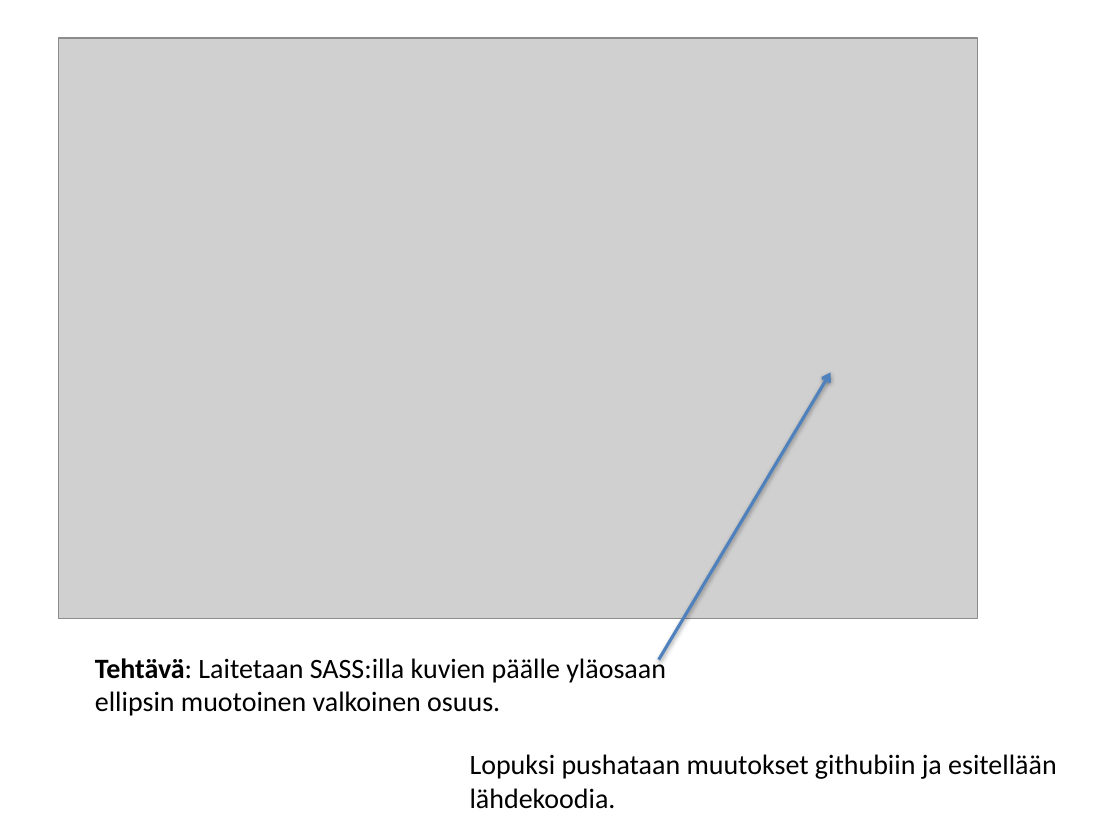
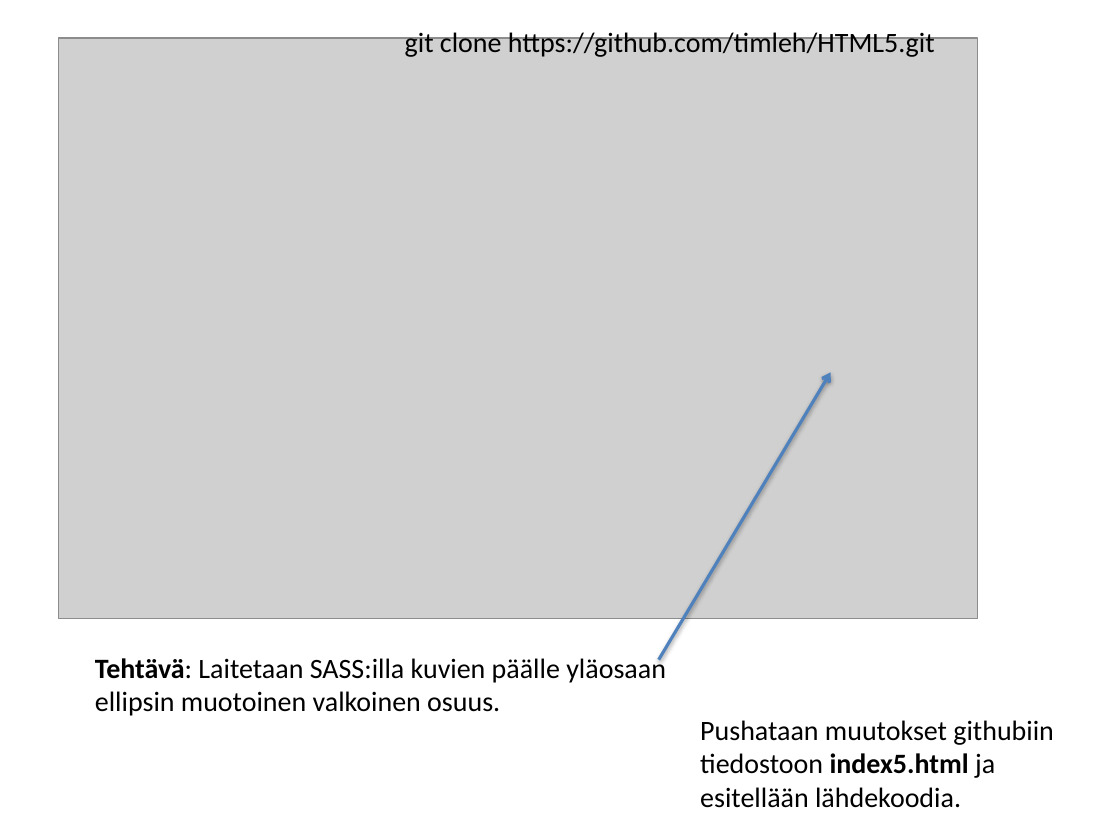
Before and after one commit to yaska80/HTML5, a slide deck: slide 5 of SASS-tehtäviä.pptx. Drawn at 1120x840 pixels with LibreOffice and Linux fonts; fonts in the diff are those of the drawing; grey boxes stand for pictures. Boxes give left, top, right and bottom in pixels: in the first picture for what was removed or moved away, otherwise in the second. Text is boxed around its words. In the diff, an @@ line names an element or a change of style, - is before the commit and + after.

```diff
--- a/SASS-tehtäviä.pptx
+++ b/SASS-tehtäviä.pptx
@@ text added at bbox=[405, 29, 935, 57], 18 pt, text #000000 @@
+git clone https://github.com/timleh/HTML5.git
@@ text at bbox=[700, 720, 1053, 808]: text changed @@
-Lopuksi pushataan muutokset githubiin ja esitellään lähdekoodia.
+Pushataan muutokset githubiin
+tiedostoon index5.html ja esitellään lähdekoodia.
```
Also in this commit, not shown: 4 other slides changed, 1 slide added, 1 other file.
